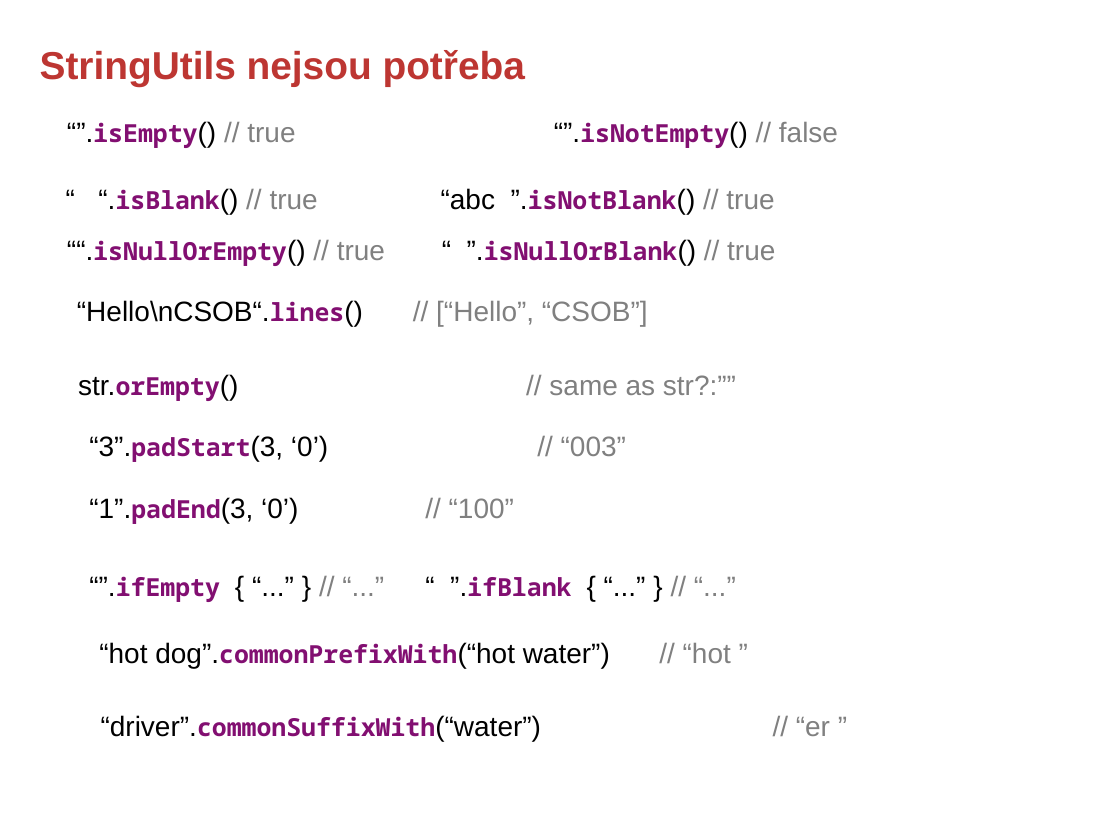
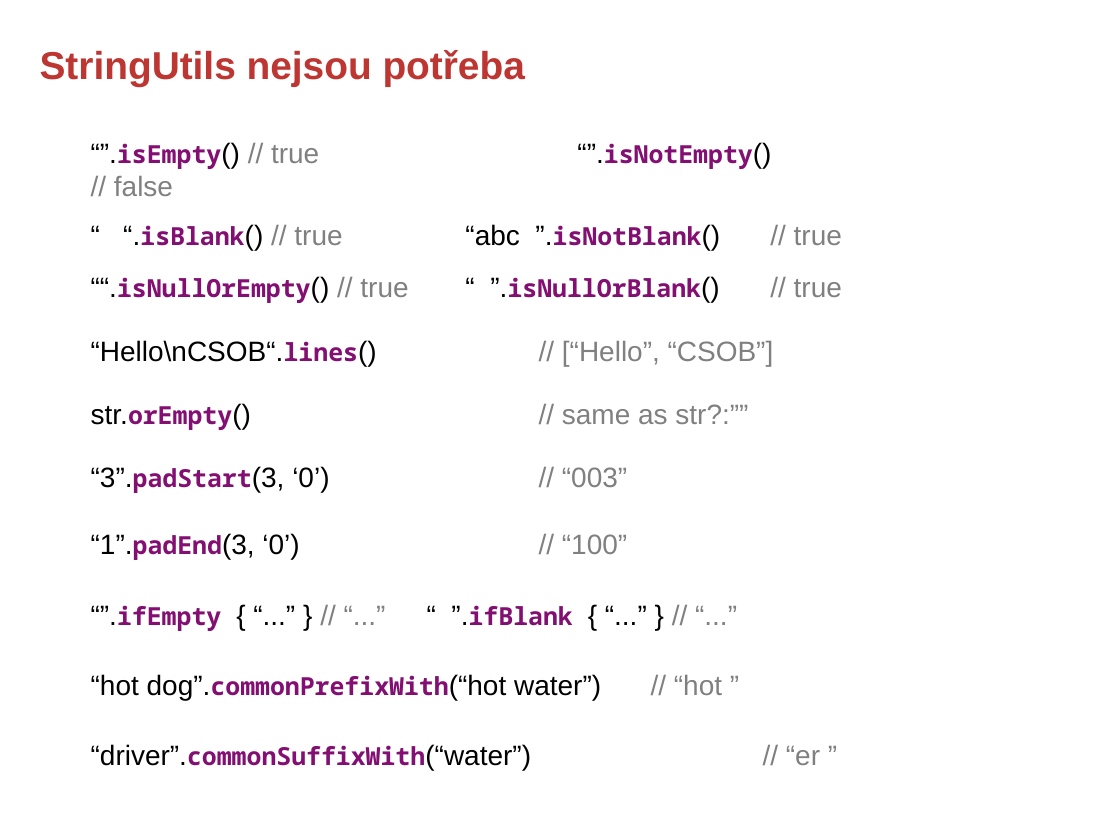
Before and after one commit to rokusjar/KotlinSkoleni, a slide deck: slide 3 of slides/Kotlin - 5. Helpful Extensions.pptx. Drawn at 1120x840 pixels with LibreOffice and Linux fonts; fonts in the diff are those of the drawing; background and template pictures are left out. Boxes give left, top, right and bottom in pixels: in the first picture for what was removed or moved away, otherwise in the second. Text is boxed around its words. In the diff, an @@ line names an element or a change of style, - is before the commit and + after.

```diff
--- a/slides/Kotlin - 5. Helpful Extensions.pptx
+++ b/slides/Kotlin - 5. Helpful Extensions.pptx
@@ 3 texts: place and size @@
-3 texts at bbox=[93, 122, 838, 266]
+3 texts at bbox=[117, 143, 842, 303]
@@ text "“Hello\nCSOB“.lines() // [“Hello”, “CSOB”]" rewrapped from bbox=[77, 300, 648, 326] to bbox=[91, 340, 774, 366] @@
@@ text "str.orEmpty() // same as str?:””": place and size @@
-text "str.orEmpty() // same as str?:””" at bbox=[78, 375, 736, 401]
+text "str.orEmpty() // same as str?:””" at bbox=[91, 404, 748, 430]
@@ text "“3”.padStart(3, ‘0’) // “003”": place and size @@
-text "“3”.padStart(3, ‘0’) // “003”" at bbox=[89, 435, 626, 462]
+text "“3”.padStart(3, ‘0’) // “003”" at bbox=[91, 466, 627, 493]
@@ text "“1”.padEnd(3, ‘0’) // “100”" rewrapped from bbox=[89, 497, 514, 524] to bbox=[91, 533, 627, 560] @@
@@ text "“”.ifEmpty { “...” } // ...": place and size @@
-text "“”.ifEmpty { “...” } // ..." at bbox=[116, 576, 571, 602]
+text "“”.ifEmpty { “...” } // ..." at bbox=[117, 605, 573, 631]
@@ text "“hot dog”.commonPrefixWith(“hot water”) // “hot ...": place and size @@
-text "“hot dog”.commonPrefixWith(“hot water”) // “hot ..." at bbox=[99, 642, 731, 669]
+text "“hot dog”.commonPrefixWith(“hot water”) // “hot ..." at bbox=[91, 674, 722, 701]
@@ text "“driver”.commonSuffixWith(“water”) // “er ”": place and size @@
-text "“driver”.commonSuffixWith(“water”) // “er ”" at bbox=[101, 715, 830, 741]
+text "“driver”.commonSuffixWith(“water”) // “er ”" at bbox=[91, 744, 820, 770]
```
Also in this commit, not shown: 3 other slides changed, 1 slide added, 2 other files.
